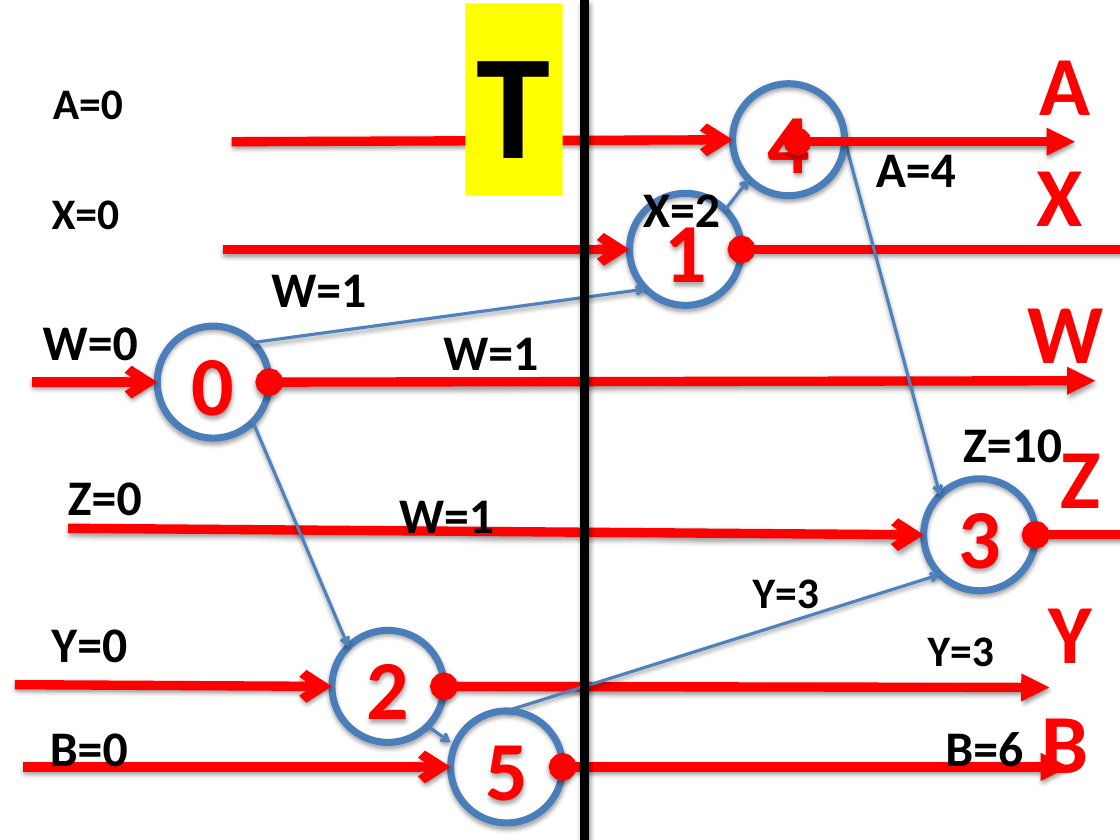
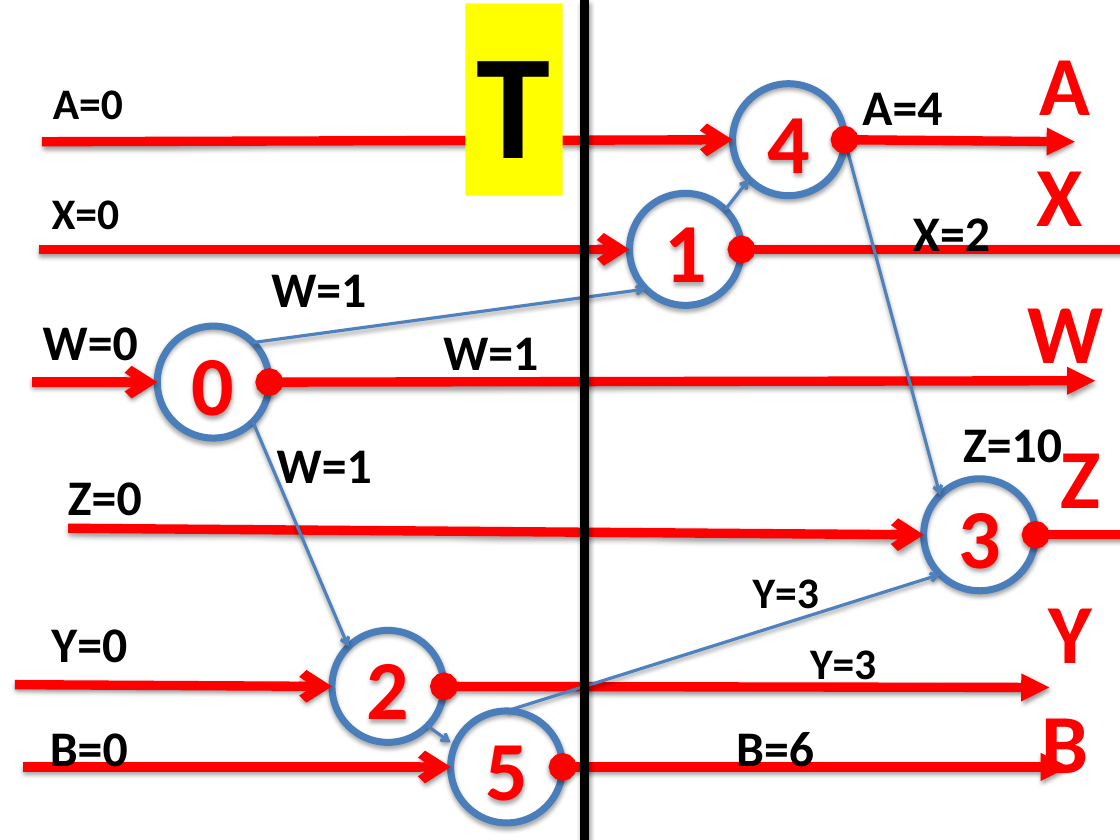
Before and after one commit to kmchandy/kmchandy.github.io, a slide deck: slide 5 of TimelineDiagrams/TimelineDiagrams.pptx. Drawn at 1120x840 pixels with LibreOffice and Linux fonts; fonts in the diff are those of the drawing. Boxes give left, top, right and bottom in pixels: in the first picture for what was removed or moved away, otherwise in the second. Text is boxed around its words. In the diff, an @@ line names an element or a change of style, - is before the commit and + after.

```diff
--- a/TimelineDiagrams/TimelineDiagrams.pptx
+++ b/TimelineDiagrams/TimelineDiagrams.pptx
@@ text "A=4" rewrapped from (x1=876, y1=146, x2=956, y2=187) to (x1=862, y1=92, x2=942, y2=137) @@
@@ arrow moved from (232, 142) - (732, 140) to (41, 142) - (732, 140) @@
@@ double arrow moved from (797, 142) - (1075, 142) to (844, 140) - (1075, 142) @@
@@ text "X=2" rewrapped from (x1=643, y1=190, x2=720, y2=239) to (x1=913, y1=218, x2=990, y2=257) @@
@@ arrow moved from (223, 250) - (629, 250) to (39, 250) - (629, 250) @@
@@ text "W=1" rewrapped from (x1=399, y1=500, x2=494, y2=541) to (x1=277, y1=450, x2=372, y2=495) @@
@@ text "Y=3" rewrapped from (x1=928, y1=637, x2=994, y2=667) to (x1=810, y1=650, x2=876, y2=690) @@
@@ text "B=6" moved from (x1=945, y1=725, x2=1023, y2=778) to (x1=736, y1=725, x2=814, y2=778) @@
```
Also in this commit, not shown: 1 other slide changed, 7 other files.
